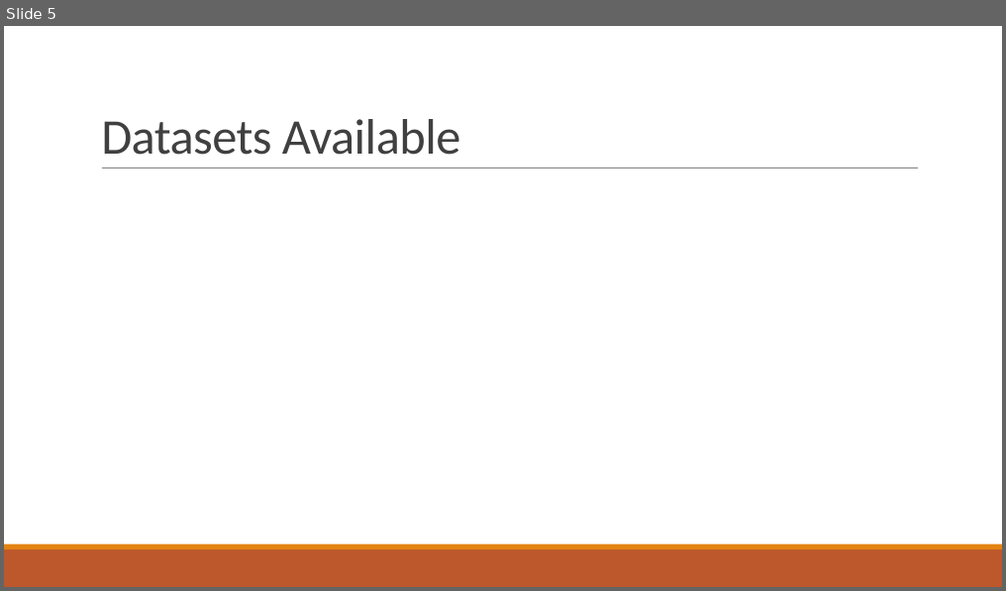
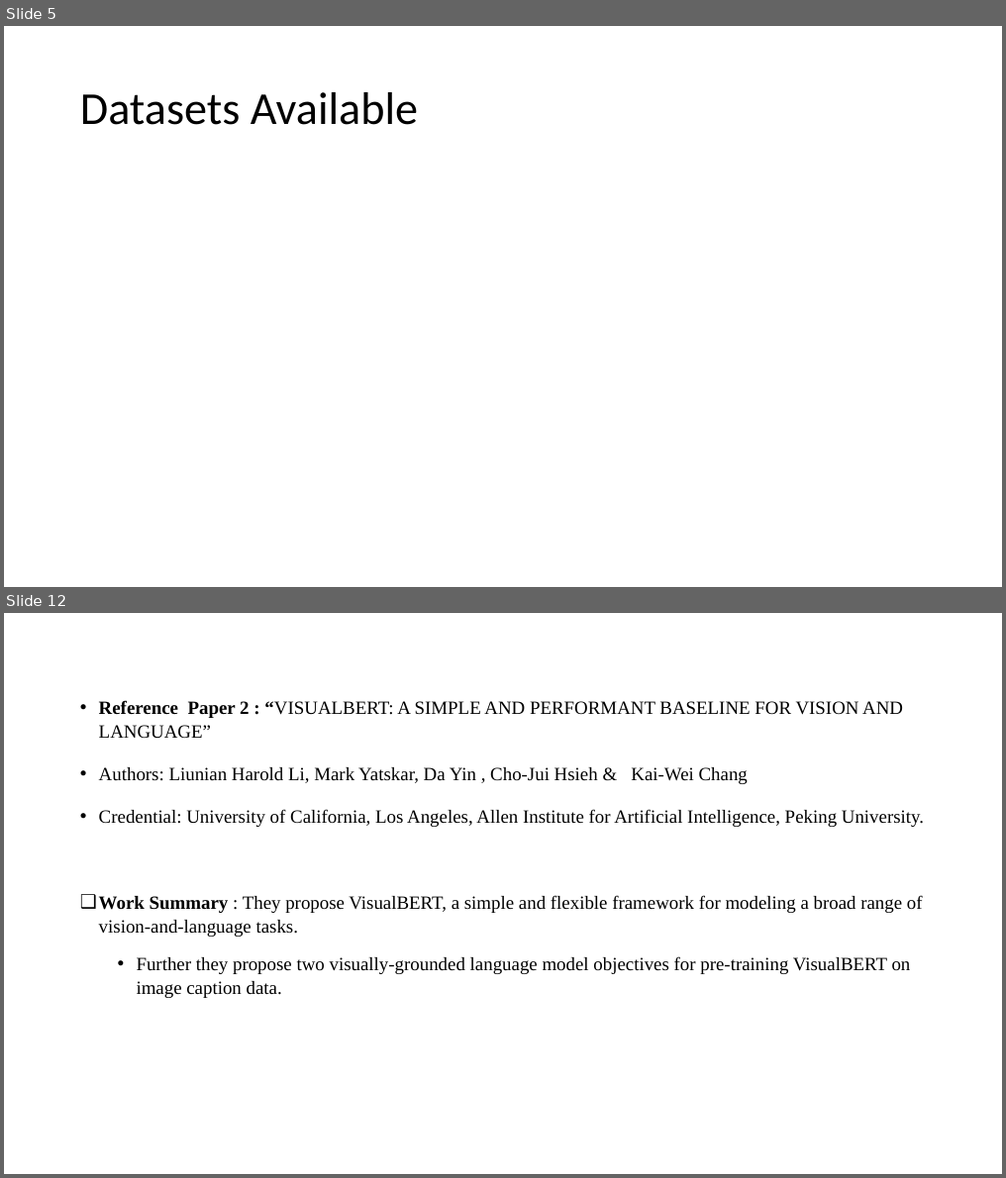
Before and after one commit to VarunBohara/Mini-Project-Documents, a slide deck: Literature Survey.pptx. Shown one above the other, each under a label of ours: slide 5 before the commit, slides 5 and 12 after it; the slides between them are not shown. The pictures are 1006x591 and 1006x1178 pixels, drawn with LibreOffice and Linux fonts; fonts in the diff are those of the drawing. Boxes give left, top, right and bottom in pixels: in the first picture for what was removed or moved away, otherwise in the second. Text is boxed around its words. In the diff, an @@ line names an element or a change of style, - is before the commit and + after.

```diff
--- a/Literature Survey.pptx
+++ b/Literature Survey.pptx
@@ slide 12 added at [4,613,1002,1174], background #FFFFFF @@
@@ text added at [99,700,924,998], 18 pt, text #000000 @@
+• Reference Paper 2 : “VISUALBERT: A SIMPLE AND PERFORMANT BASELINE FOR VISION AND LANGUAGE”
+• Authors: Liunian Harold Li, Mark Yatskar, Da Yin , Cho-Jui Hsieh & Kai-Wei Chang
+• Credential: University of California, Los Angeles, Allen Institute for Artificial Intelligence, Peking University.
+❑ Work Summary : They propose VisualBERT, a simple and flexible framework for modeling a broad range of vision-and-language tasks.
+  • Further they propose two visually-grounded language model objectives for pre-training VisualBERT on image caption data.
@@ slide 5 changed as well @@
@@ title "Datasets Available": place and size @@
-title "Datasets Available" at [101,119,460,155]
+title "Datasets Available" at [80,92,418,125]
@@ title "Datasets Available" at [80,92,418,125]: size 48 to 44 pt, text colour #404040 to #000000, letter spacing -0.5 to 0 pt; line spacing 0.85 to 0.9; vertical alignment bottom to middle @@
@@ line removed from (102, 169) to (918, 169) @@
@@ rectangle removed at [4,550,1002,587] @@
@@ rectangle removed at [4,545,1002,550] @@
```
Also in this commit, not shown: 4 other slides changed, 13 other slides added, 2 slides removed.
